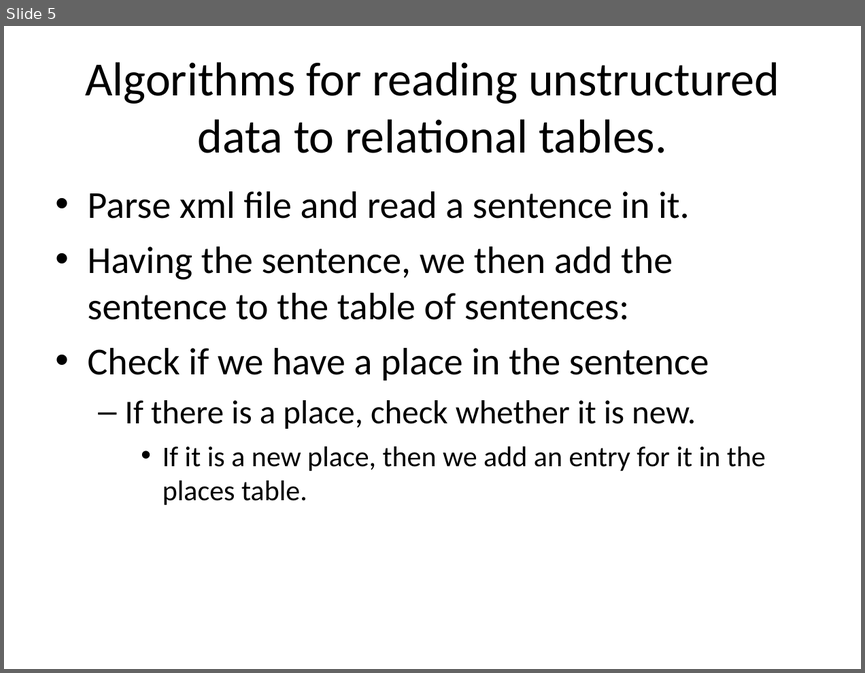
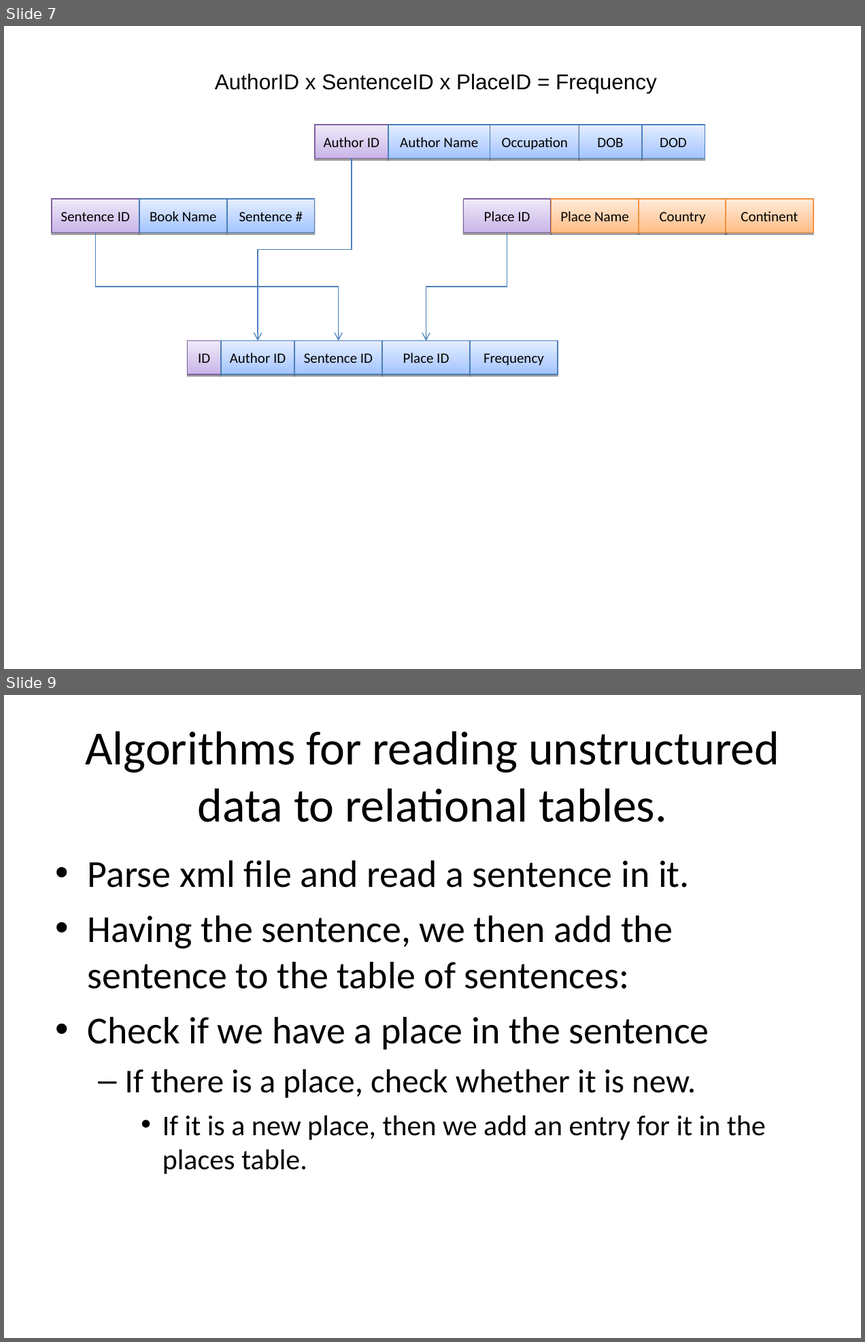
Before and after one commit to edvelezg/unb-dw, a slide deck: project/Presentation/Datawarehousing.ppt. Shown one above the other, each under a label of ours: slide 5 before the commit, slides 7 and 9 after it; the slides between them are not shown. The pictures are 865x673 and 865x1342 pixels, drawn with LibreOffice and Linux fonts; fonts in the diff are those of the drawing. Boxes give left, top, right and bottom in pixels: in the first picture for what was removed or moved away, otherwise in the second. Text is boxed around its words. In the diff, an @@ line names an element or a change of style, - is before the commit and + after.

```diff
--- a/project/Presentation/Datawarehousing.ppt
+++ b/project/Presentation/Datawarehousing.ppt
@@ slide 7 added at [4,26,861,669], background #FFFFFF @@
@@ group added at [52,74,813,374]: 17 rectangles, 3 elbow arrows, 1 text @@
+Sentence ID
+Book Name
+Sentence #
+Place ID
+Place Name
+Country
+Continent
+Author ID
+Author Name
+Occupation
+DOB
+DOD
+Sentence ID
+Place ID
+Frequency
+ID
+Author ID
+AuthorID x SentenceID x PlaceID = Frequency
@@ what was slide 5 is now slide 9 @@
```
Also in this commit, not shown: 11 other slides added, 3 slides removed.
